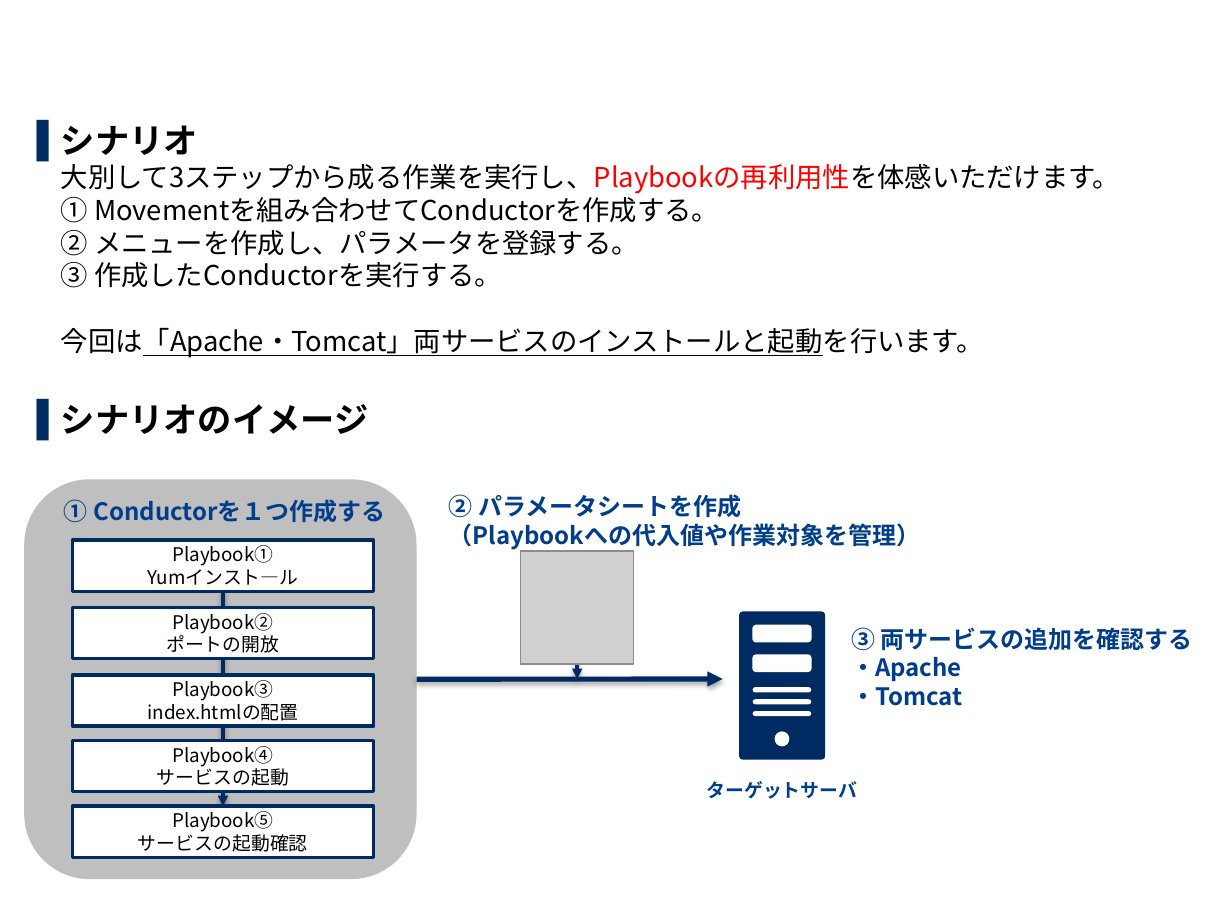
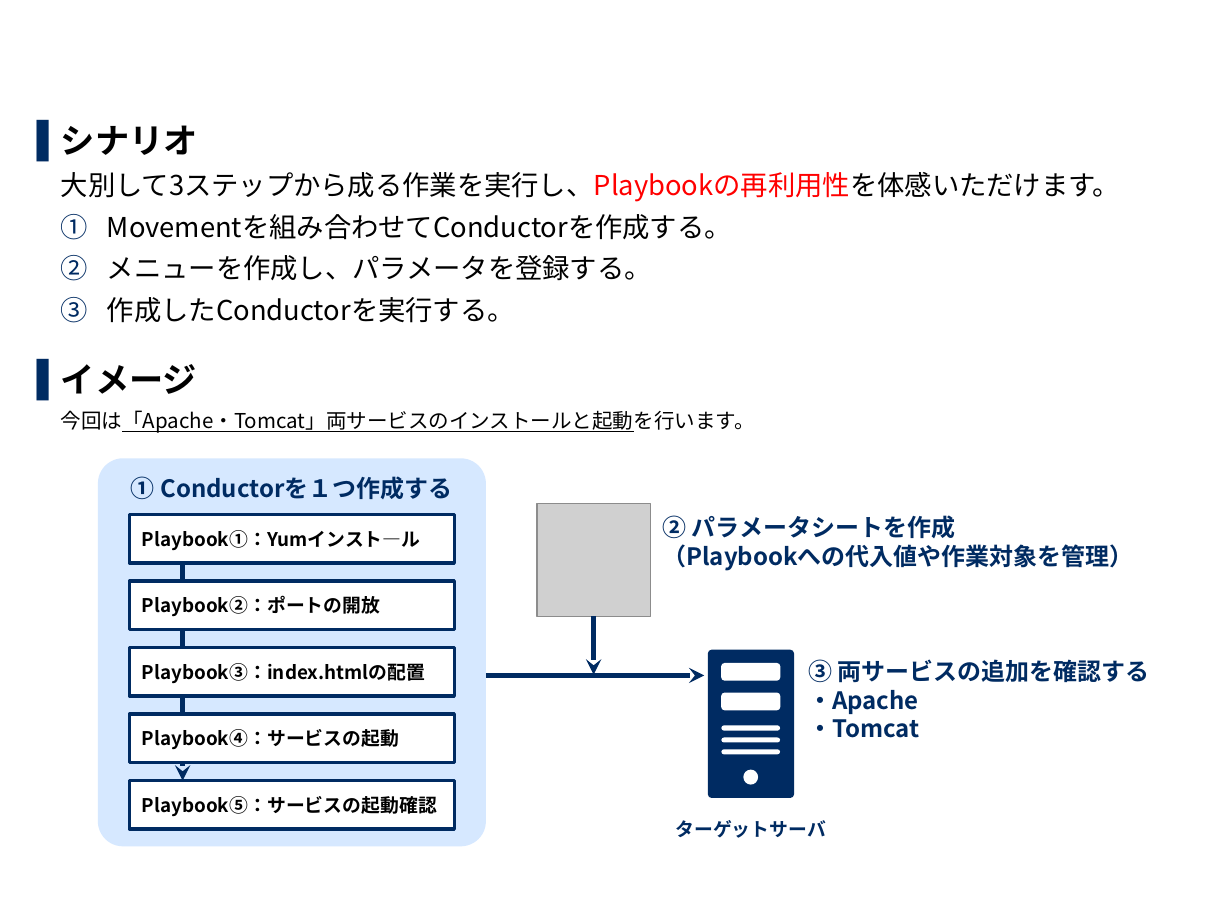
Before and after one commit to exastro-suite/it-automation-docs, a slide deck: slide 6 of asset/Learn_ja/ITA-Ansible-Driver_ja_practice.pptx. Drawn at 1232x924 pixels with LibreOffice and Linux fonts; fonts in the diff are those of the drawing; grey boxes stand for pictures; background and template pictures are left out. Boxes give left, top, right and bottom in pixels: in the first picture for what was removed or moved away, otherwise in the second. Text is boxed around its words. In the diff, an @@ line names an element or a change of style, - is before the commit and + after.

```diff
--- a/asset/Learn_ja/ITA-Ansible-Driver_ja_practice.pptx
+++ b/asset/Learn_ja/ITA-Ansible-Driver_ja_practice.pptx
@@ text at box(61, 125, 1121, 433): text changed @@
-▌ シナリオ
-  大別して3ステップから成る作業を実行し、Playbookの再利用性を体感いただけます。
-  ① Movementを組み合わせてConductorを作成する。
-  ② メニューを作成し、パラメータを登録する。
-  ③ 作成したConductorを実行する。
-  今回は「Apache・Tomcat」両サービスのインストールと起動を行います。
-▌ シナリオのイメージ
+▌ シナリオ
+  大別して3ステップから成る作業を実行し、Playbookの再利用性を体感いただけます。
+  1. Movementを組み合わせてConductorを作成する。
+  2. メニューを作成し、パラメータを登録する。
+  3. 作成したConductorを実行する。
+▌ イメージ
+  今回は「Apache・Tomcat」両サービスのインストールと起動を行います。
@@ rounded rectangle: place and size @@
-rounded rectangle at box(25, 479, 416, 880)
+rounded rectangle at box(97, 458, 485, 846)
@@ rounded rectangle at box(97, 458, 485, 846): fill #BFBFBF to #D6E8FF; proportions changed @@
@@ text "① Conductorを１つ作成する": place and size @@
-text "① Conductorを１つ作成する" at box(64, 499, 385, 522)
+text "① Conductorを１つ作成する" at box(131, 476, 452, 499)
@@ picture: place and size @@
-picture at box(521, 551, 634, 664)
+picture at box(537, 504, 650, 617)
@@ text colour #003D8B to #002B62 in 4 elements at box(675, 820, 826, 838), box(808, 659, 1150, 738), box(131, 476, 452, 499), box(662, 515, 1134, 571) @@
@@ text "② パラメータシートを作成 （Playbookへの代入値や作業対象を管理）": place and size @@
-text "② パラメータシートを作成 （Playbookへの代入値や作業対象を管理）" at box(449, 494, 921, 550)
+text "② パラメータシートを作成 （Playbookへの代入値や作業対象を管理）" at box(662, 515, 1134, 571)
@@ rectangle "Playbook①：Yumインスト―ル": place and size @@
-rectangle "Playbook①：Yumインスト―ル" at box(73, 540, 373, 591)
+rectangle "Playbook①：Yumインスト―ル" at box(129, 515, 455, 563)
@@ text in rectangle at box(142, 530, 421, 551): text changed; bold on @@
-Playbook①
-Yumインスト―ル
+Playbook①：Yumインスト―ル
@@ arrow moved from (223, 591) - (223, 806) to (182, 563) - (182, 781) @@
@@ arrow (182, 563) - (182, 781): stroke #002B62 2 pt to #002B62 3 pt; arrowheads changed @@
@@ rectangle "Playbook②：ポートの開放": place and size @@
-rectangle "Playbook②：ポートの開放" at box(73, 607, 373, 659)
+rectangle "Playbook②：ポートの開放" at box(129, 582, 455, 630)
@@ text in rectangle at box(142, 595, 381, 617): text changed; bold on @@
-Playbook②
-ポートの開放
+Playbook②：ポートの開放
@@ arrow added from (594, 616) to (594, 675), #002B62 3 pt @@
@@ rectangle "Playbook③：index.htmlの配置": place and size @@
-rectangle "Playbook③：index.htmlの配置" at box(73, 675, 373, 727)
+rectangle "Playbook③：index.htmlの配置" at box(129, 648, 455, 696)
@@ text "③ 両サービスの追加を確認する ・Apache": place and size @@
-text "③ 両サービスの追加を確認する ・Apache" at box(851, 627, 1193, 706)
+text "③ 両サービスの追加を確認する ・Apache" at box(808, 659, 1150, 738)
@@ text in rectangle at box(142, 663, 425, 684): text changed; bold on @@
-Playbook③
-index.htmlの配置
+Playbook③：index.htmlの配置
@@ arrow moved from (416, 679) - (723, 679) to (485, 675) - (705, 675) @@
@@ arrow (485, 675) - (705, 675): arrowheads changed @@
@@ arrow removed from (578, 662) to (577, 679) @@
@@ 2 freeform shapes, 1 text: place and size @@
-2 freeform shapes, 1 text at box(707, 611, 858, 799)
+2 freeform shapes, 1 text at box(675, 649, 826, 838)
@@ rectangle "Playbook④：サービスの起動": place and size @@
-rectangle "Playbook④：サービスの起動" at box(73, 740, 373, 792)
+rectangle "Playbook④：サービスの起動" at box(129, 715, 455, 763)
@@ text in rectangle at box(142, 729, 400, 750): text changed; bold on @@
-Playbook④
-サービスの起動
+Playbook④：サービスの起動
@@ rectangle "Playbook⑤：サービスの起動確認": place and size @@
-rectangle "Playbook⑤：サービスの起動確認" at box(73, 806, 373, 857)
+rectangle "Playbook⑤：サービスの起動確認" at box(129, 781, 455, 829)
@@ text in rectangle at box(142, 796, 437, 817): text changed; bold on @@
-Playbook⑤
-サービスの起動確認
+Playbook⑤：サービスの起動確認
```
Also in this commit, not shown: 60 other slides changed, 3 slides added, 3 other files.
